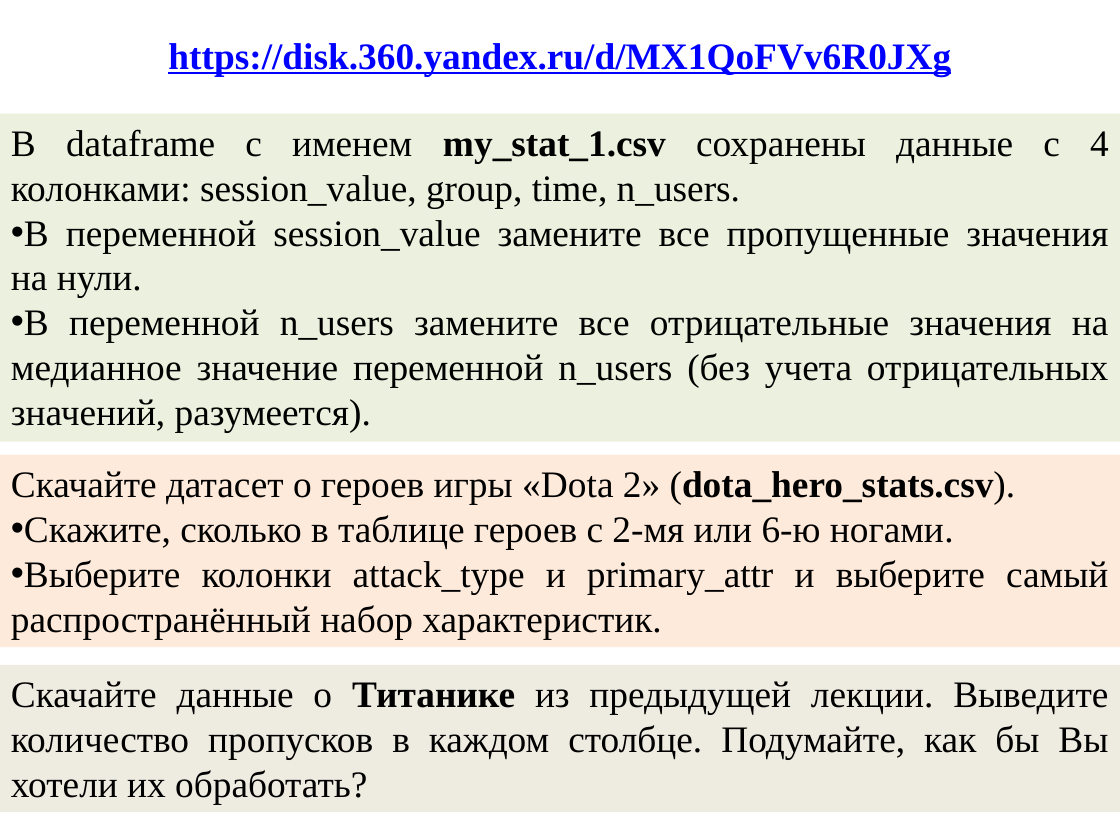
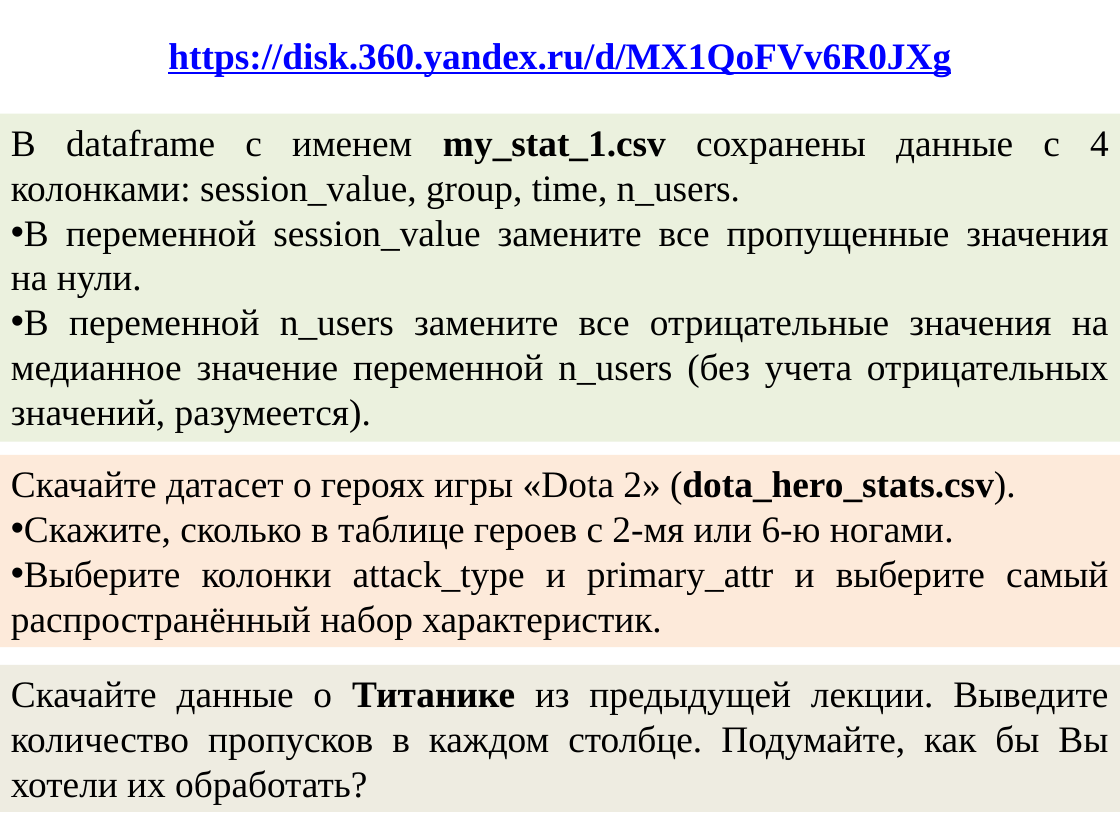
Before and after one commit to mbdatateach/site, a slide deck: slide 13 of аналитика/лекции/2 предварительная обработка данных.pptx (slide 14 before the commit). Drawn at 1120x840 pixels with LibreOffice and Linux fonts; fonts in the diff are those of the drawing. Boxes give left, top, right and bottom in pixels: in the first picture for what was removed or moved away, otherwise in the second. Text is boxed around its words. In the diff, an @@ line names an element or a change of style, - is before the commit and + after.

```diff
--- a/аналитика/лекции/2 предварительная обработка данных.pptx
+++ b/аналитика/лекции/2 предварительная обработка данных.pptx
@@ text in rectangle at <box>11,471,1016,505</box>: text changed @@
-Скачайте датасет о героев игры «Dota 2» (dota_hero_stats.csv).
+Скачайте датасет о героях игры «Dota 2» (dota_hero_stats.csv).
```
Also in this commit, not shown: 1 slide removed, 5 other files.
